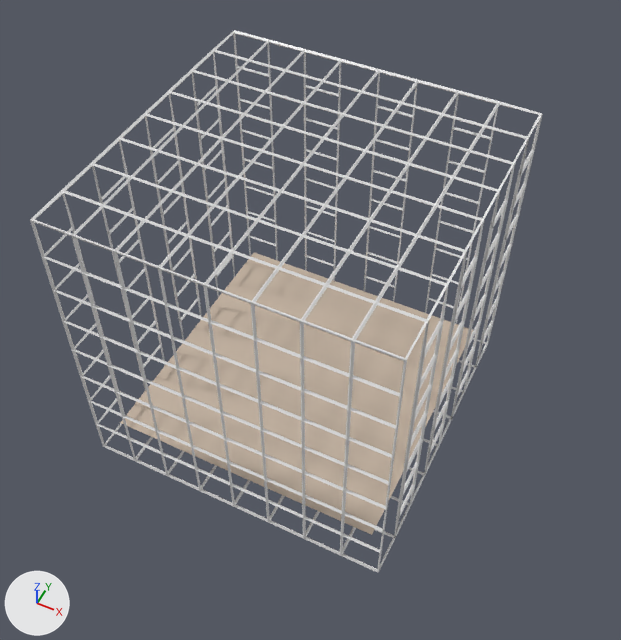
A saved change to the glTF model assets/room.glb.
Rendered twice from a camera (50 mm lens) standing at (8.37, -16.3, 23.28) and looking at (0.44, -0.45, 3.46). The axes (+X, +Y, +Z) are drawn at lower left. The lights are the same throughout. Where no turn or scale is listed for an object, it has been applied to the vertices. Vertices at the same position are counted once.

In view in the first picture: 'Cube', 'floor'.
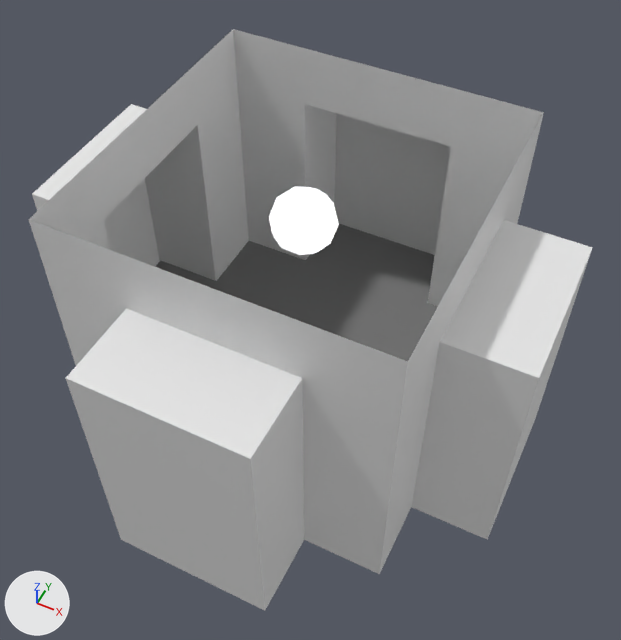
Commit message: new room

What differs and where, as boxes (x1, y1, x2, y2) in the pictures (621 x 640 px):
'Walls', added
    after: (29, 29, 593, 611)
'floor', recoloured, reshaped, rescaled (beige to grey)
    before: (120, 253, 473, 535)
    after: (155, 224, 437, 361)
'Cube', deleted
    before: (30, 30, 543, 573)
'Icosphere', added
    after: (269, 187, 339, 255)

Patch to the scene script:
```diff
--- a/assets/room.glb.py
+++ b/assets/room.glb.py
@@ mat_floor_material @@
 mat_floor_material = principled_material('floor material')
-mat_floor_material.base_color = (0.543, 0.44, 0.348)  # beige #c3b19f
+mat_floor_material.base_color = (0.2, 0.2, 0.2)  # grey #7c7c7c
@@ mat_light @@
+mat_light = principled_material('Light')
+mat_light.base_color = (1.0, 1.0, 1.0)  # white #ffffff
+mat_light.metallic = 1.0
+mat_light.roughness = 1.0
+mat_light.emission_strength = 1.0
@@ mat_material_001 @@
+mat_material_001 = principled_material('Material.001')
+mat_material_001.base_color = (0.8, 0.8, 0.8)  # white #e7e7e7
@@ me_plane @@
 # used by ob_floor; location = (0.0, 0.0, 0.0); scale = (4.5, 4.5, 1.0)
-me_plane.from_pydata(...)  # 4 vertices, 2 faces; spans x -1.0..1.0, y -1.0..1.0, z 0.0
+me_plane.from_pydata(...)  # 24 vertices, 26 faces; spans x -1.5..1.5, y -1.5..1.5, z 0.0
+# me_plane part 1
+# 2 faces are deleted
+# 14 vertices are added at x -1.5..1.5, y -1.5..1.5, z 0.0
+# 6 new vertices lie (1.0, 0.0, 0.0) away from vertices in x -0.5, y -1.5..1.5, z 0.0
+# 26 new faces join them
 me_plane.materials.append(mat_floor_material)
@@ me_icosphere @@
+me_icosphere.from_pydata(...)  # an icosphere of 80 faces spanning x -0.95..0.95, y -1.0..1.0, z -1.0..1.0
+me_icosphere.materials.append(mat_light)  # white #ffffff
@@ me_cube_001 @@
+me_cube_001.from_pydata(...)  # 56 vertices, 98 faces; spans x -7.6..7.6, y -7.6..7.6, z -5.0..5.0
+me_cube_001.materials.append(mat_material_001)  # white #e7e7e7
@@ ob_cube @@
-ob_cube = bpy.data.objects.new('Cube', me_cube)
-ob_cube.location = (0.0, 0.0, 4.0)
@@ ob_floor @@
 ob_floor.location = (0.0, 0.0, 0.0)
-ob_floor.scale = (4.5, 4.5, 1.0)
+ob_floor.scale = (5.0, 5.0, 1.0)
@@ ob_icosphere @@
+ob_icosphere = bpy.data.objects.new('Icosphere', me_icosphere)
+ob_icosphere.location = (0.0, 0.0, 7.0)
@@ ob_walls @@
+ob_walls = bpy.data.objects.new('Walls', me_cube_001)
+ob_walls.location = (0.0, 0.0, 4.0)
```
